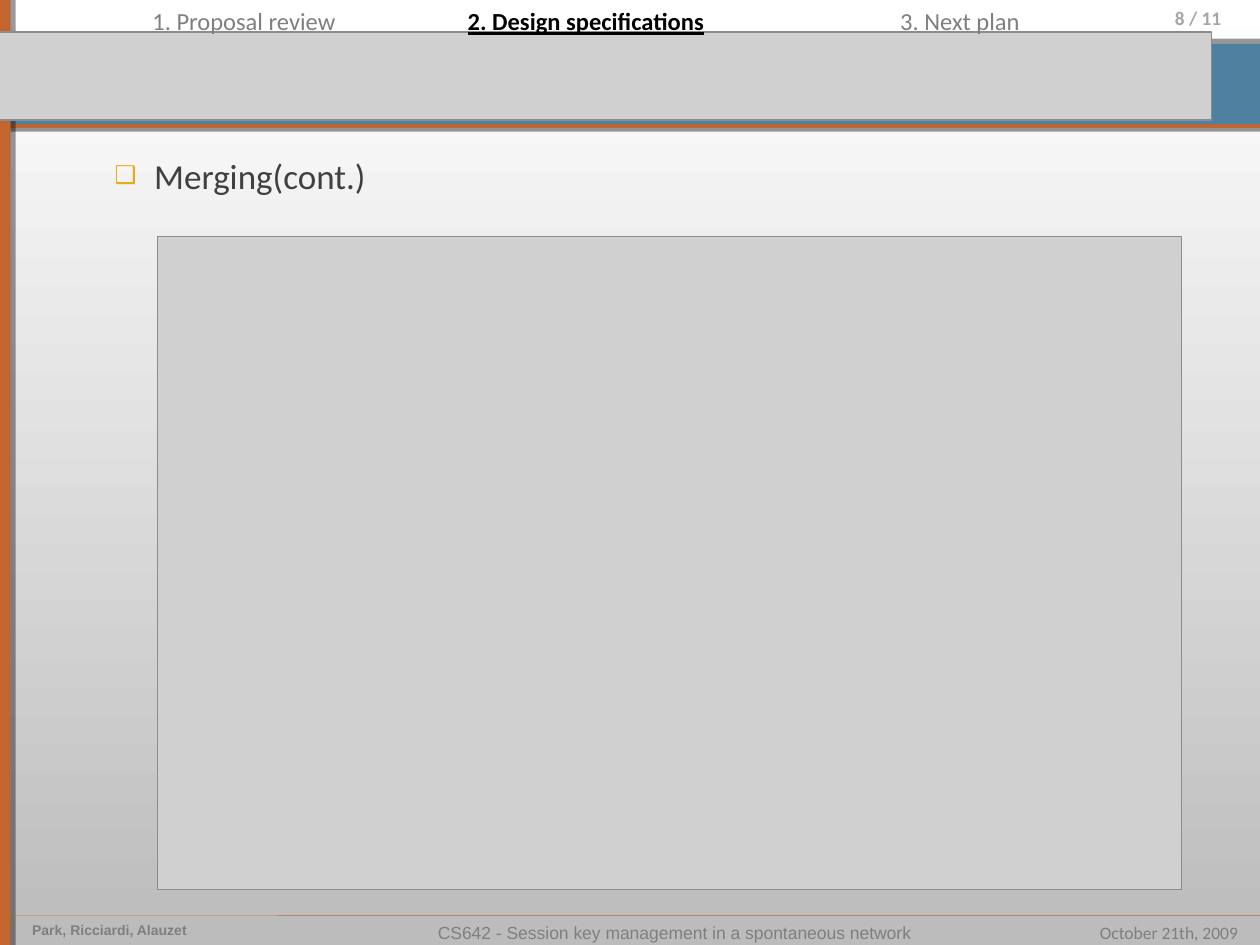
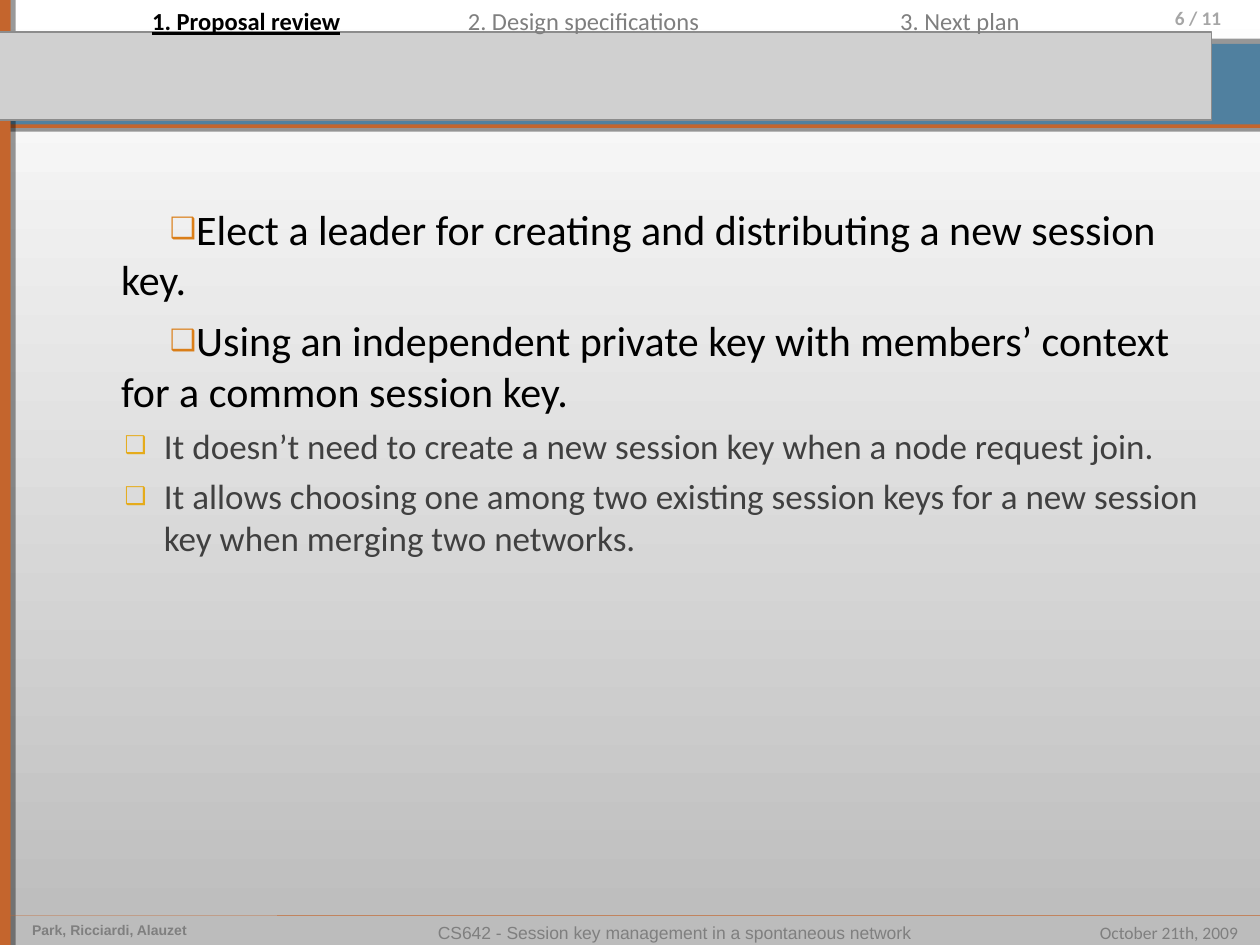
Before and after one commit to pierrealauzet/skemasnet, a slide deck: slide 6 of 2_design/CS462_Skemasnet_design.ppt (slide 8 before the commit). Drawn at 1260x945 pixels with LibreOffice and Linux fonts; fonts in the diff are those of the drawing; grey boxes stand for pictures. Boxes give left, top, right and bottom in pixels: in the first picture for what was removed or moved away, otherwise in the second. Text is boxed around its words. In the diff, an @@ line names an element or a change of style, - is before the commit and + after.

```diff
--- a/2_design/CS462_Skemasnet_design.ppt
+++ b/2_design/CS462_Skemasnet_design.ppt
@@ text "1. Proposal review" at bbox=[152, 11, 340, 37]: text colour #7F7F7F to #000000, bold on, underline on @@
@@ text "2. Design specifications" at bbox=[468, 13, 698, 37]: text colour #000000 to #7F7F7F, bold off, underline off @@
@@ page number at bbox=[1175, 12, 1222, 25]: text changed @@
-8 / 11
+6 / 11
@@ text at bbox=[121, 216, 1197, 557]: text changed @@
-  ❑ Merging(cont.)
+❑ Elect a leader for creating and distributing a new session key.
+❑ Using an independent private key with members’ context for a common session key.
+  ❑ It doesn’t need to create a new session key when a node request join.
+  ❑ It allows choosing one among two existing session keys for a new session key when merging two networks.
@@ picture removed at bbox=[158, 237, 1182, 891] @@
```
Also in this commit, not shown: 3 other slides changed, 5 slides removed, 2 other files.
